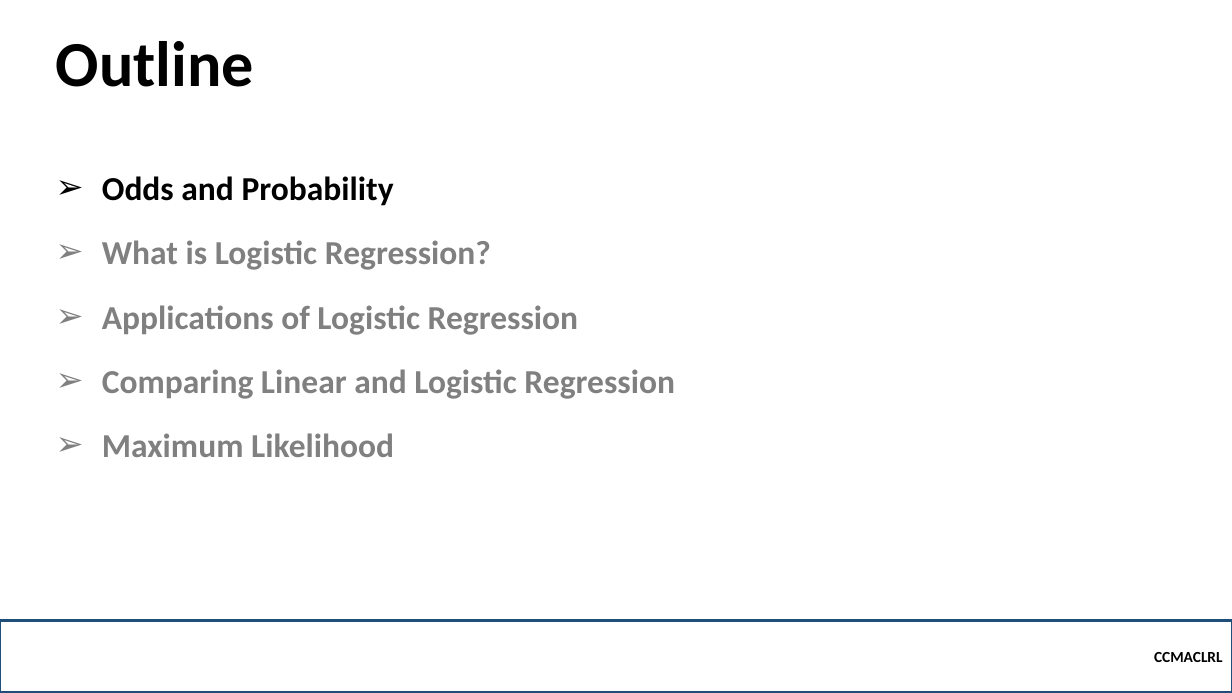
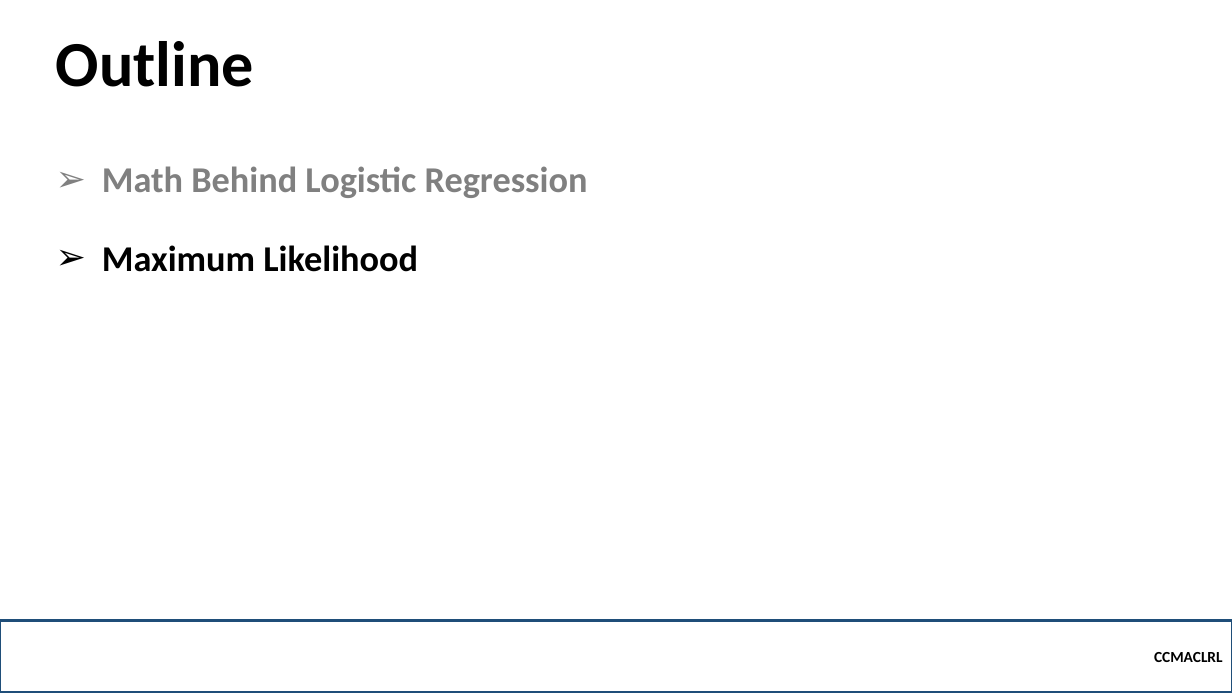
Before and after one commit to robitussin/CCMACLRL, a slide deck: slide 2 of 5 - Logistic Regression/Logistic Regression (Math).pptx. Drawn at 1232x693 pixels with LibreOffice and Linux fonts; fonts in the diff are those of the drawing; background and template pictures are left out. Boxes give left, top, right and bottom in pixels: in the first picture for what was removed or moved away, otherwise in the second. Text is boxed around its words. In the diff, an @@ line names an element or a change of style, - is before the commit and + after.

Commit message:
Updated slides

```diff
--- a/5 - Logistic Regression/Logistic Regression (Math).pptx
+++ b/5 - Logistic Regression/Logistic Regression (Math).pptx
@@ text at box(102, 166, 588, 198): text changed; size 26.1 to 28.3 pt @@
-➢ Odds and Probability
-➢ What is Logistic Regression?
-➢ Applications of Logistic Regression
-➢ Comparing Linear and Logistic Regression
+➢ Math Behind Logistic Regression
@@ text at box(102, 245, 418, 272): size 26.1 to 28.3 pt, text colour #808080 to #000000 in "Maximum Likelihood"; line spacing 0.8 to 0.9 @@
```
Also in this commit, not shown: 8 other slides changed, 5 slides added, 3 other files.
